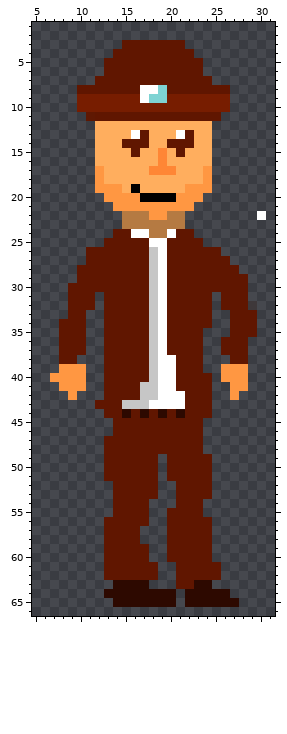
Edited in one commit: sprite sheet (Arkansas Smith.png). The picture above was drawn from the file before the commit.
The file is 40x80 pixels. Pixels under 10% opacity are left out. Shown: x 5..31, y 1..66.
Now the later version:
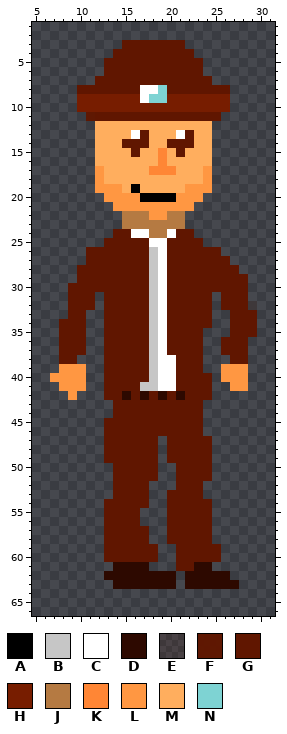
Palette (. is transparent): A #000000  B #c6c6c6  C #ffffff  D #2d0900  E #6016001e  F #601600f7  G #601600  H #771d00  J #b57a42  K #ff8635  L #ff9742  M #ffae5e  N #7ed3d3
Changes in this commit:
y 22: x 30 C -> .
y 42: x 15 G -> D; x 17..21 BBCCC -> DGDGD; x 27 L -> .
y 43: x 12..13 GG -> ..; x 15..21 BBBCCCC -> GGGGGGG; x 24 G -> .
y 44: x 13 G -> .; x 15 D -> G; x 17 D -> G; x 19 D -> G; x 21 D -> G; x 24 G -> .
y 45..46: x 13 . -> G
y 47..48: x 19 G -> .; x 24 . -> G
y 50..51: x 13 G -> .; x 20 G -> .
y 52: x 18 G -> .; x 24 G -> .
y 53: x 18 G -> .; x 20 . -> G; x 24 G -> .
y 54: x 13 . -> G; x 20 . -> G; x 24 . -> G
y 55: x 13 . -> G; x 17 G -> .; x 24 . -> G
y 56: x 17 G -> .
y 57..58: x 17 . -> G
y 59..60: x 18 . -> G; x 20 G -> .; x 25 . -> G
y 61: x 13..18 GGGGGG -> .DDDD.; x 23..25 GGG -> DD.
y 62: x 13..26 GGGGGG..GGGGG. -> DDDDDDDD.DDDDD
y 63: x 18..22 ...GG -> DDD.D; x 25..27 ... -> DDD
y 64: x 13..20 DDDDDDDD -> ........; x 22..26 DDDDD -> .....
y 65: x 14..20 DDDDDDD -> .......; x 22..27 DDDDDD -> ......
Where, in picture pixels (left, top, right, bottom), the same in both pictures:
erased: (257, 211, 266, 220)
changed: (95, 391, 239, 607)
